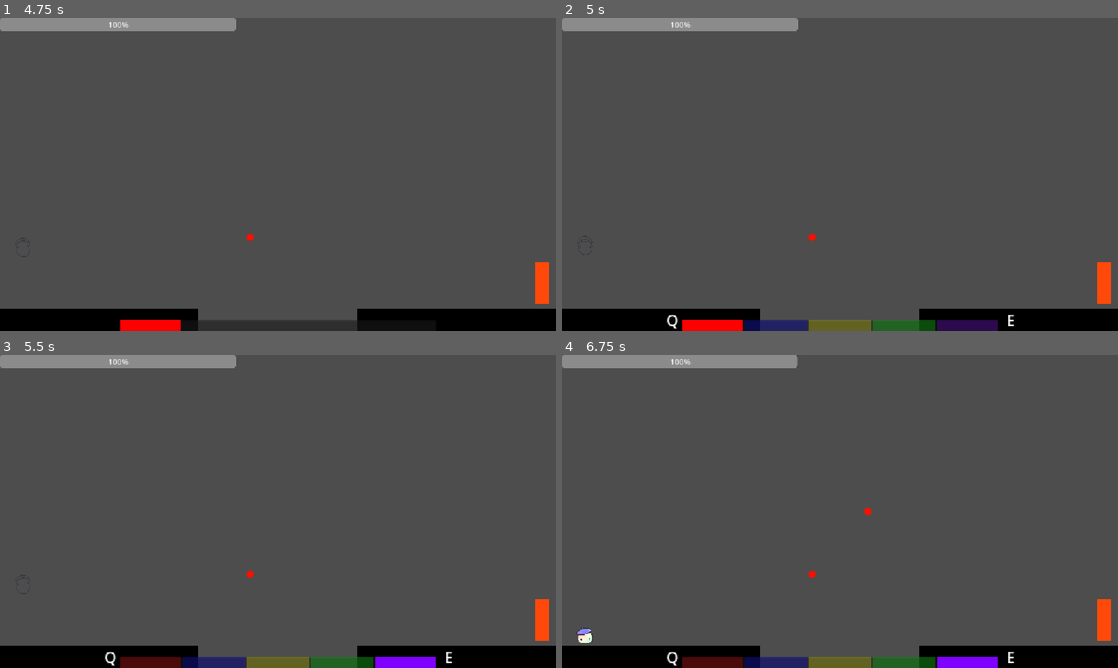
Above: before the commit, frames 1-4 (two rows, left to right).
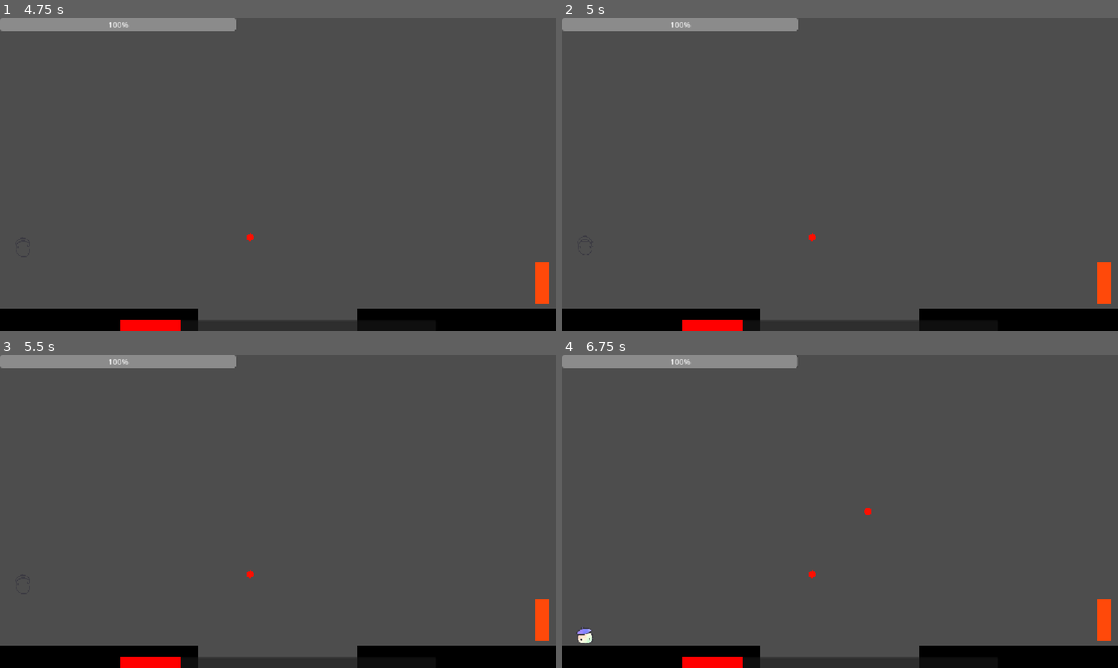
Above: after the commit, the same moments.

Repository: Cayuga007/summer-summit-2026
Game: Godot game, scene res://UI/Main_menu.tscn
Two runs of this game, one before a commit and one after it. Both use one fixed random seed, a clock stepped at 60 frames per second and the inputs below. The engine's default icon, where the game draws it, is replaced by a stand-in: a white triangle on a blue panel in a dark square.
Inputs (mouse positions are in pixels of both pictures, inside the frame that each line leads up to):
- Up to frame 1 (4.75 s): click "Play" at 0.5 s; tap Enter at 1.25, 4.25 s; move the mouse to (400, 158) at 1.27 s; hold E (swap_right) 1.28-2.78 s; click (400, 158) at 1.42 s; tap Space (jump) at 1.52, 2, 2.27, 3.77, 4.52 s; move the mouse to (166, 190) at 2.02 s; move the mouse to (333, 105) at 2.77 s; hold Q (swap_left) 2.78-3.53 s; move the mouse to (250, 237) at 3.52 s; hold E (swap_right) from 3.53 s (still down); click (250, 237) at 3.67 s; move the mouse to (444, 221) at 4.27 s
- Up to frame 2 (5 s): keep holding E (swap_right); tap U (unlock debug, bound only before the commit) at 4.9 s
- Up to frame 3 (5.5 s): move the mouse to (111, 464) at 5.02 s; release E (swap_right) at 5.03 s; hold Q (swap_left) from 5.03 s (still down); tap Space (jump) at 5.27 s
- Up to frame 4 (6.75 s): tap Space (jump) at 5.75 s; move the mouse to (867, 511) at 5.77 s; release Q (swap_left) at 5.78 s; hold E (swap_right) 5.78-6.53 s; click (867, 511) at 5.92 s; move the mouse to (756, 433) at 6.52 s; hold Q (swap_left) from 6.53 s (still down)

Frame 1 is identical in both runs. In frame 2, 1.7% of the frame differs, in the area x 18-82%, y 94-100%; in frame 3, 2.0%; in frame 4, 2.0%.

Commit message:
rework level and color unlock system

Diff:
--- a/Levels/Level_10.tscn
+++ b/Levels/Level_10.tscn
@@ -11,6 +11,7 @@
 [node name="Level_10" type="Node2D" unique_id=57220166]
 script = ExtResource("1_tkk0n")
 starting_paint_amount = 30.0
+unlocks = 4
 
 [node name="Camera2D" type="Camera2D" parent="." unique_id=1819212034]
 zoom = Vector2(0.5, 0.5)
--- a/Levels/Level_11.tscn
+++ b/Levels/Level_11.tscn
@@ -13,6 +13,7 @@
 script = ExtResource("1_nkd4e")
 _buckets = NodePath("Buckets")
 starting_paint_amount = 40.0
+unlocks = 4
 
 [node name="Camera2D" type="Camera2D" parent="." unique_id=1819212034]
 zoom = Vector2(0.5, 0.5)
--- a/Levels/Level_12.tscn
+++ b/Levels/Level_12.tscn
@@ -13,6 +13,7 @@
 script = ExtResource("1_wlbil")
 _buckets = NodePath("Buckets")
 starting_paint_amount = 50.0
+unlocks = 4
 
 [node name="Camera2D" type="Camera2D" parent="." unique_id=1819212034]
 zoom = Vector2(0.5, 0.5)
--- a/Levels/Level_13.tscn
+++ b/Levels/Level_13.tscn
@@ -15,6 +15,7 @@
 script = ExtResource("1_73ky0")
 _buckets = NodePath("Buckets")
 starting_paint_amount = 20.0
+unlocks = 5
 
 [node name="LevelCompleted" parent="." unique_id=798327044 instance=ExtResource("2_cggpm")]
 visible = false
--- a/Levels/Level_14.tscn
+++ b/Levels/Level_14.tscn
@@ -12,6 +12,7 @@
 
 [node name="Level_14" type="Node2D" unique_id=1071581743]
 script = ExtResource("1_bihxa")
+unlocks = 5
 
 [node name="LevelCompleted" parent="." unique_id=1687650689 instance=ExtResource("2_ruyes")]
 visible = false
--- a/Levels/Level_15.tscn
+++ b/Levels/Level_15.tscn
@@ -14,6 +14,7 @@
 script = ExtResource("1_jd3rk")
 _buckets = NodePath("Buckets")
 starting_paint_amount = 5.0
+unlocks = 5
 
 [node name="Camera2D" type="Camera2D" parent="." unique_id=1819212034]
 zoom = Vector2(0.5, 0.5)
--- a/Levels/Level_4.tscn
+++ b/Levels/Level_4.tscn
@@ -10,6 +10,7 @@
 [node name="Level_4" type="Node2D" unique_id=57220166]
 script = ExtResource("1_a03ay")
 starting_paint_amount = 50.0
+unlocks = 2
 
 [node name="Camera2D" type="Camera2D" parent="." unique_id=1819212034]
 zoom = Vector2(0.5, 0.5)
--- a/Levels/Level_5.tscn
+++ b/Levels/Level_5.tscn
@@ -10,6 +10,7 @@
 [node name="Level_5" type="Node2D" unique_id=57220166]
 script = ExtResource("1_nje42")
 starting_paint_amount = 50.0
+unlocks = 2
 
 [node name="Camera2D" type="Camera2D" parent="." unique_id=1819212034]
 zoom = Vector2(0.5, 0.5)
--- a/Levels/Level_6.tscn
+++ b/Levels/Level_6.tscn
@@ -13,6 +13,7 @@
 script = ExtResource("1_e8h74")
 _buckets = NodePath("Buckets")
 starting_paint_amount = 40.0
+unlocks = 2
 
 [node name="Camera2D" type="Camera2D" parent="." unique_id=1819212034]
 zoom = Vector2(0.5, 0.5)
--- a/Levels/Level_7.tscn
+++ b/Levels/Level_7.tscn
@@ -10,6 +10,7 @@
 [node name="Level_7" type="Node2D" unique_id=57220166]
 script = ExtResource("1_3psty")
 starting_paint_amount = 20.0
+unlocks = 3
 
 [node name="Camera2D" type="Camera2D" parent="." unique_id=1819212034]
 zoom = Vector2(0.5, 0.5)
--- a/Levels/Level_8.tscn
+++ b/Levels/Level_8.tscn
@@ -12,6 +12,7 @@
 script = ExtResource("1_eg1yc")
 _buckets = NodePath("Buckets")
 starting_paint_amount = 60.0
+unlocks = 3
 
 [node name="Camera2D" type="Camera2D" parent="." unique_id=1819212034]
 zoom = Vector2(0.5, 0.5)
--- a/Levels/Level_9.tscn
+++ b/Levels/Level_9.tscn
@@ -13,6 +13,7 @@
 script = ExtResource("1_h1ytg")
 _buckets = NodePath("Buckets")
 starting_paint_amount = 70.0
+unlocks = 3
 
 [node name="Camera2D" type="Camera2D" parent="." unique_id=1819212034]
 zoom = Vector2(0.5, 0.5)
--- a/Scripts/PlayerVariables.gd
+++ b/Scripts/PlayerVariables.gd
@@ -1,55 +1,5 @@
 extends Node
 
-
-signal unlocks_changed
-
-const UNLOCK_EVERY := 3
-const STARTER_COLOR = preload("res://platforms/platform.tscn")
-
-# Waiting to be unlocked, in order.
-var colors = [
-	preload("res://platforms/IcePlatform.tscn"),
-	preload("res://platforms/JumpPlatform.tscn"),
-	preload("res://platforms/GravityPlatform.tscn"),
-	preload("res://platforms/PortalPlatform.tscn"),
-]
-
-# Currently available paint colors.
-var unlocked_colors = [
-	STARTER_COLOR,
-]
-
-var completed_levels: Array[int] = []
-var debug_all_colors := false
-
-
-func _unhandled_input(event: InputEvent) -> void:
-	if event.is_action_pressed("unlock debug"):
-		toggle_debug_unlocks()
-
-
-func toggle_debug_unlocks() -> void:
-	debug_all_colors = not debug_all_colors
-	_rebuild_unlocked_colors()
-	unlocks_changed.emit()
-
-
-func register_level_completed(level_index: int) -> void:
-	if completed_levels.has(level_index):
-		return
-	completed_levels.append(level_index)
-	_rebuild_unlocked_colors()
-	unlocks_changed.emit()
-
-
-func _rebuild_unlocked_colors() -> void:
-	unlocked_colors = [STARTER_COLOR]
-	if debug_all_colors:
-		unlocked_colors.append_array(colors)
-		return
-	var unlock_count := completed_levels.size() / UNLOCK_EVERY
-	for i in range(mini(unlock_count, colors.size())):
-		unlocked_colors.append(colors[i])
 
 # Level parameters
 var max_meter_amount: float = 100
--- a/Scripts/level.gd
+++ b/Scripts/level.gd
@@ -10,11 +10,13 @@
 
 @export var _buckets: Node2D
 @export var starting_paint_amount: float = 100
+@export var unlocks: int = 1
 
 
 func _ready() -> void:
 	LevelManager.sync_current_index_from_scene()
 	var paintbrush = PAINTBRUSH.instantiate()
+	paintbrush.num_colors = unlocks
 	add_child(paintbrush)
 	add_child(LEVEL_STARTED.instantiate())
 	add_child(LEVEL_COMPLETED.instantiate())
@@ -47,7 +49,6 @@
 
 
 func _on_level_completed() -> void:
-	PlayerVariables.register_level_completed(LevelManager.current_index)
 	pause_menu.hide()
 	$LevelCompleted.show()
 	get_tree().paused = true
--- a/Scripts/paintbrush.gd
+++ b/Scripts/paintbrush.gd
@@ -5,22 +5,27 @@
 @export var paint_ui: CanvasLayer
 @export var paint_spacing := 5.0
 
+var colors = [
+	preload("res://platforms/platform.tscn"),
+	preload("res://platforms/IcePlatform.tscn"),
+	preload("res://platforms/JumpPlatform.tscn"),
+	preload("res://platforms/GravityPlatform.tscn"),
+	preload("res://platforms/PortalPlatform.tscn"),
+]
+
 var _is_holding := false
 var _previous_paint_position := Vector2.ZERO
 var _meter_amount := PlayerVariables.max_meter_amount
 var _current_color = 0
 var can_swap := true
+var num_colors: int = 1
 
 
 func _ready() -> void:
-	PlayerVariables.unlocks_changed.connect(_sync_selected_color)
 	_sync_selected_color()
 
 
 func _sync_selected_color() -> void:
-	var num_colors: int = PlayerVariables.unlocked_colors.size()
-	if num_colors <= 0:
-		return
 	if num_colors > 1:
 		paint_ui.get_child(2).visible = true
 		paint_ui.get_child(3).visible = true
@@ -28,19 +33,18 @@
 		paint_ui.get_child(2).visible = false
 		paint_ui.get_child(3).visible = false
 	_current_color = clampi(_current_color, 0, num_colors - 1)
-	paint_prefab = PlayerVariables.unlocked_colors[_current_color]
+	paint_prefab = colors[_current_color]
 	for i in range(num_colors):
 		paint_ui.get_child(1).get_child(0).get_child(i).visible = true
 
 
 func _unhandled_input(event: InputEvent) -> void:
-	var num_colors = PlayerVariables.unlocked_colors.size()
 	if Input.is_action_just_pressed("swap_left") and can_swap:
 		can_swap = false
 		paint_ui.get_child(1).get_child(0).get_child(_current_color).modulate.a = 0.25
 		_current_color = posmod(_current_color - 1, num_colors)
 		paint_ui.get_child(1).get_child(0).get_child(_current_color).modulate.a = 1
-		paint_prefab = PlayerVariables.unlocked_colors[_current_color]
+		paint_prefab = colors[_current_color]
 		await get_tree().create_timer(0.1).timeout
 		can_swap = true
 	if Input.is_action_just_pressed("swap_right") and can_swap:
@@ -48,7 +52,7 @@
 		paint_ui.get_child(1).get_child(0).get_child(_current_color).modulate.a = 0.25
 		_current_color = (_current_color + 1) % num_colors
 		paint_ui.get_child(1).get_child(0).get_child(_current_color).modulate.a = 1
-		paint_prefab = PlayerVariables.unlocked_colors[_current_color]
+		paint_prefab = colors[_current_color]
 		await get_tree().create_timer(0.1).timeout
 		can_swap = true
 
--- a/project.godot
+++ b/project.godot
@@ -64,11 +64,6 @@
 "events": [Object(InputEventKey,"resource_local_to_scene":false,"resource_name":"","device":-1,"window_id":0,"alt_press …(192 unchanged characters)…
 ]
 }
-"unlock debug"={
-"deadzone": 0.2,
-"events": [Object(InputEventKey,"resource_local_to_scene":false,"resource_name":"","device":-1,"window_id":0,"alt_pressed":false,"shift_pressed":false,"ctrl_pressed":false,"meta_pressed":false,"pressed":false,"keycode":0,"physical_keycode":85,"key_label":0,"unicode":117,"location":0,"echo":false,"script":null)
-]
-}
 "teleport debug"={
 "deadzone": 0.2,
 "events": [Object(InputEventKey,"resource_local_to_scene":false,"resource_name":"","device":-1,"window_id":0,"alt_press …(192 unchanged characters)…
